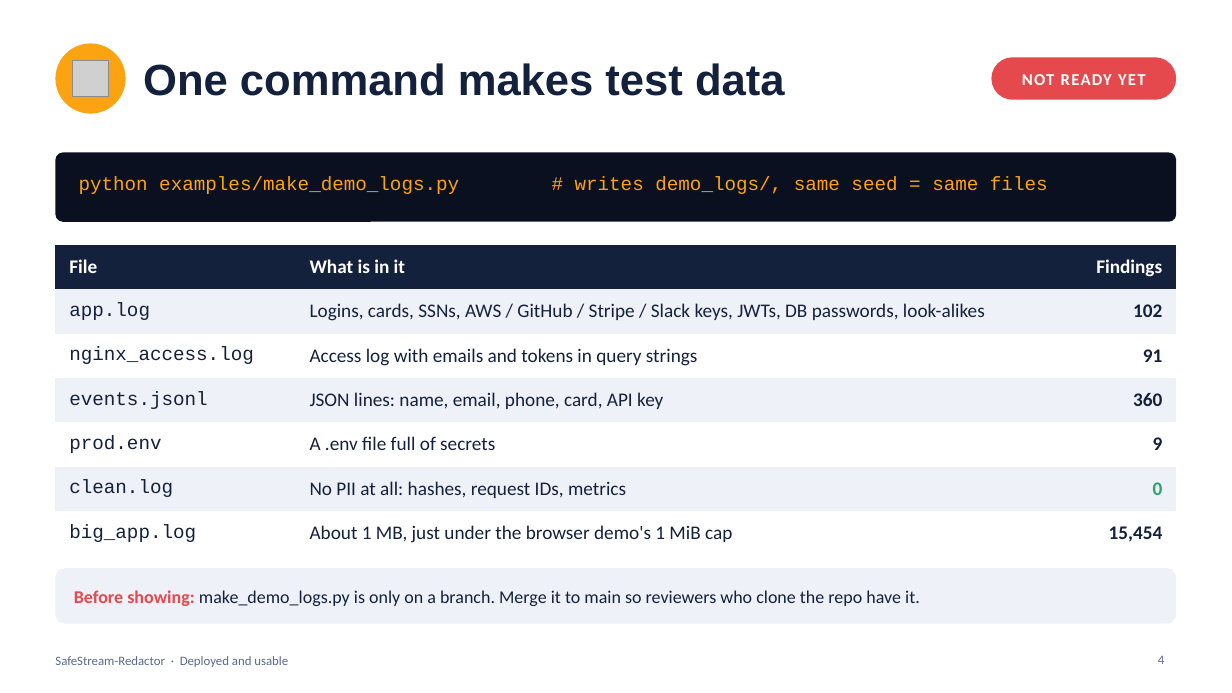
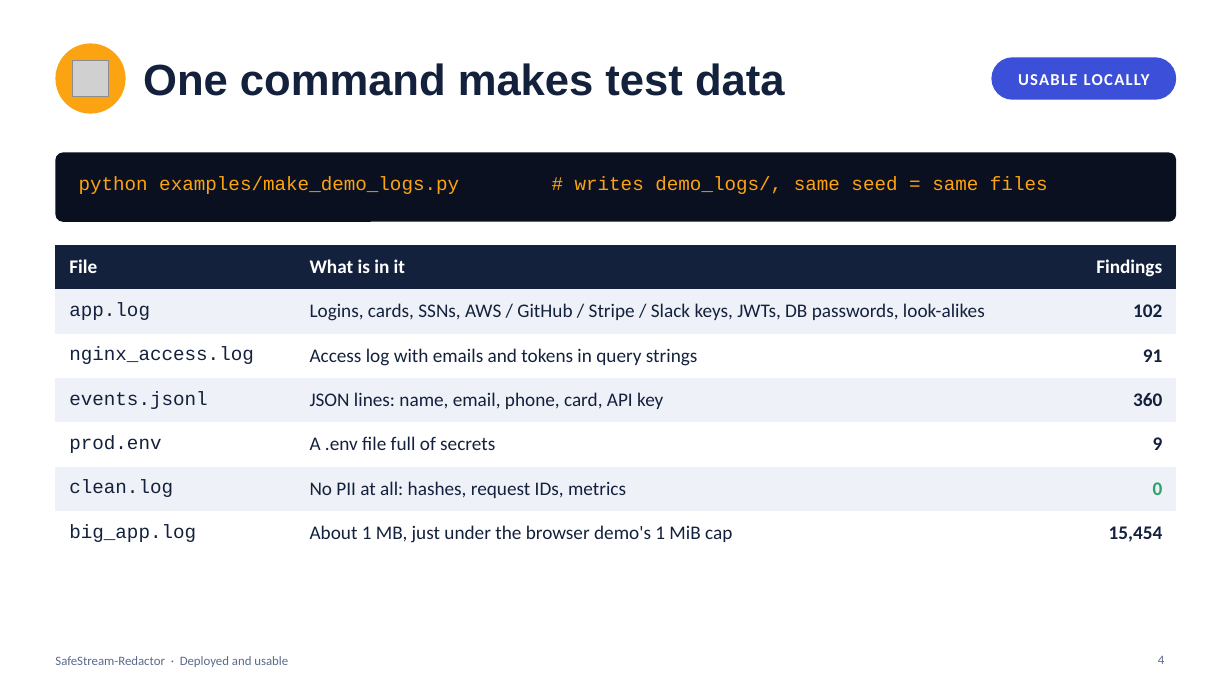
Before and after one commit to MounishSenisetty/SafeStream-Redactor, a slide deck: slide 4 of docs/SafeStream-Redactor-Demo.pptx. Drawn at 1232x693 pixels with LibreOffice and Linux fonts; fonts in the diff are those of the drawing; grey boxes stand for pictures. Boxes give left, top, right and bottom in pixels: in the first picture for what was removed or moved away, otherwise in the second. Text is boxed around its words. In the diff, an @@ line names an element or a change of style, - is before the commit and + after.

```diff
--- a/docs/SafeStream-Redactor-Demo.pptx
+++ b/docs/SafeStream-Redactor-Demo.pptx
@@ rounded rectangle at [992,57,1177,100]: fill #E5484D to #3B4FD8 @@
@@ text at [1018,74,1150,85]: text changed @@
-NOT READY YET
+USABLE LOCALLY
@@ rounded rectangle removed at [55,568,1177,624] @@
@@ text removed at [74,590,920,606] @@
-Before showing: make_demo_logs.py is only on a branch. Merge it to main so reviewers who clone the repo have it.
```
Also in this commit, not shown: 2 other slides changed, 15 other files.
